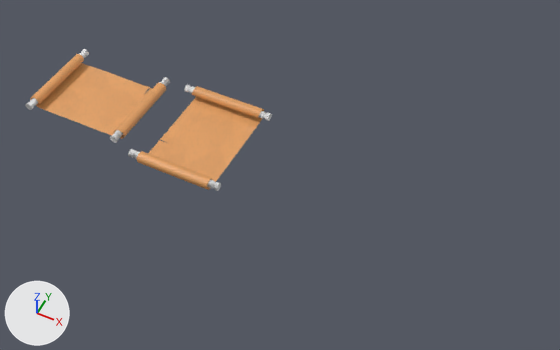
Two versions of the Blender file src/img/buttons_64.blend, one commit apart.
One viewpoint serves both versions: a camera (50 mm lens) standing at (8.85, -10.31, 13.1) and looking at (3.56, 0.27, -0.12). The lights are fixed; the arrows at lower left show +X, +Y and +Z. The same objects are shown in both versions, whatever each file hides.

The older version as bpy lines, for what is in view:
```python
ob_cylinder = bpy.data.objects.new('Cylinder', me_cylinder)
ob_cylinder.location = (1.5, -0.91, 0.21)
ob_cylinder.rotation_euler = (1.571, -2.834, -1.571)  # degrees (90, -162, -90)
ob_cylinder.scale = (0.86, 0.86, 1.16)
ob_cylinder_001 = bpy.data.objects.new('Cylinder.001', me_cylinder)
ob_cylinder_001.location = (1.5, 1.55, 0.21)
ob_cylinder_001.rotation_euler = (1.571, -2.834, -4.712)  # degrees (90, -162, -270)
ob_cylinder_001.scale = (0.86, 0.86, 1.16)
ob_cylinder_002 = bpy.data.objects.new('Cylinder.002', me_cylinder_008)
ob_cylinder_002.location = (-0.25, 0.42, 0.21)
ob_cylinder_002.rotation_euler = (1.571, -2.834, -6.283)  # degrees (90, -162, -360)
ob_cylinder_002.scale = (0.86, 0.86, 1.16)
ob_paper_001 = bpy.data.objects.new('Paper.001', me_plane_002)
ob_paper_001.location = (1.65, 1.63, -0.22)
ob_paper_001.rotation_euler = (0.0, 0.0, -1.571)  # degrees (0, 0, -90)
ob_paper_001.scale = (1.08, 1.08, 1.08)
ob_paper_002 = bpy.data.objects.new('Paper.002', me_plane_004)
ob_paper_002.location = (-0.18, 0.55, -0.22)
ob_paper_002.rotation_euler = (0.0, 0.0, -3.142)  # degrees (0, 0, -180)
ob_paper_002.scale = (1.08, -1.08, 1.08)
```
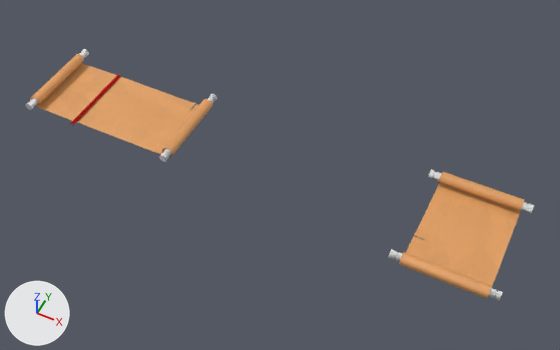
Where the newer file only moved an object's origin or applied its transform, the numbers keep the older frame.

Pixel boxes (x1, y1, x2, y2) of what changed, in the pictures (560 x 350 px; the box of a moved part takes in the faces that stretch with it):
'Paper.001', moved
    before: (137, 86, 264, 190)
    after: (399, 172, 524, 299)
'Paper.002', reshaped (34% wider, 21% taller)
    before: (30, 54, 166, 139)
    after: (30, 54, 213, 157)
'Cylinder', moved
    before: (128, 149, 221, 191)
    after: (388, 249, 503, 301)
'Cylinder.001', moved
    before: (185, 84, 272, 121)
    after: (429, 169, 534, 213)
'Cylinder.002', moved
    before: (110, 77, 170, 143)
    after: (159, 94, 217, 162)
'Plane.002', added
    after: (68, 75, 122, 126)
part 1 of me_plane_004, moved or reshaped
    before: (61, 74, 166, 139)
    after: (61, 74, 213, 157)

Patch to the scene script:
```diff
--- a/src/img/buttons_64.blend.py
+++ b/src/img/buttons_64.blend.py
@@ mat_flag @@
+mat_flag = bpy.data.materials.new('Flag')
+# nodes: BrightContrast, BsdfDiffuse, HueSaturation, OutputMaterial, TexBrick
+# colours: red #e71c1c, red #8e1111, red #811010
@@ me_plane_004 @@
 # used by ob_paper_002; location = (-0.18, 0.55, -0.22); rotation_euler = (0.0, 0.0, -3.142), in degrees (0, 0, -180); scale = (1.08, -1.08, 1.08)
-me_plane_004.from_pydata(...)  # 400 vertices, 350 faces; spans x -0.06..2.46, y -1.04..0.72, z 0.23..0.51
+me_plane_004.from_pydata(...)  # 400 vertices, 350 faces; spans x -1.28..2.46, y -1.04..0.72, z 0.23..0.51
+# me_plane_004 part 1: 279 of 400 vertices moved; they spanned x -0.06..1.96, y -1.04..0.72, z 0.23..0.51 and now span x -1.28..1.94, y -1.04..0.72, z 0.23..0.51; mean shift (-1.03, 0.0, 0.0); largest move (0.14, 0.03, 0.23) -> (-1.08, 0.03, 0.23)
 me_plane_004.materials.append(mat_paper_rolepaper)
@@ me_plane_007 @@
+me_plane_007.from_pydata([(0.05, -1.38, -0.15), (0.15, -1.38, -0.15), (0.05, 0.7, -0.28), (0.15, 0.7, -0.28), (0.1, 0.7, -0.28), (0.1, -1.24, -0.15), (0.05, 0.67, -0.15), (0.05, 0.69, -0.17), (0.05, 0.68, -0.15), (0.05, 0.69, -0.16), (0.15, 0.69, -0.17), (0.15, 0.67, -0.15), (0.15, 0.69, -0.16), (0.15, 0.68, -0.15), (0.1, 0.69, -0.17), (0.1, 0.69, -0.16), (0.1, 0.68, -0.15), (0.1, 0.67, -0.15), (0.05, -1.15, -0.15), (0.15, -1.15, -0.15), (0.1, -1.15, -0.15)], [], [(18, 20, 17, 6), (14, 10, 3, 4), (14, 7, 9, 15), (15, 9, 8, 16), (16, 8, 6, 17), (20, 19, 11, 17), (13, 16, 17, 11), (12, 15, 16, 13), (10, 14, 15, 12), (7, 14, 4, 2), (5, 1, 19, 20), (0, 5, 20, 18)])
+me_plane_007.materials.append(mat_flag)
@@ ob_paper_001 @@
 ob_paper_001 = bpy.data.objects.new('Paper.001', me_plane_002)
-ob_paper_001.location = (1.65, 1.63, -0.22)
+ob_paper_001.location = (7.97, 1.63, -0.22)
 ob_paper_001.rotation_euler = (0.0, 0.0, -1.571)  # degrees (0, 0, -90)
@@ ob_cylinder_001 @@
 ob_cylinder_001 = bpy.data.objects.new('Cylinder.001', me_cylinder)
-ob_cylinder_001.location = (1.5, 1.55, 0.21)
+ob_cylinder_001.location = (7.82, 1.55, 0.21)
 ob_cylinder_001.rotation_euler = (1.571, -2.834, -4.712)  # degrees (90, -162, -270)
@@ ob_cylinder @@
 ob_cylinder = bpy.data.objects.new('Cylinder', me_cylinder)
-ob_cylinder.location = (1.5, -0.91, 0.21)
+ob_cylinder.location = (7.82, -0.91, 0.21)
 ob_cylinder.rotation_euler = (1.571, -2.834, -1.571)  # degrees (90, -162, -90)
@@ ob_cylinder_002 @@
 ob_cylinder_002 = bpy.data.objects.new('Cylinder.002', me_cylinder_008)
-ob_cylinder_002.location = (-0.25, 0.42, 0.21)
+ob_cylinder_002.location = (1.1, 0.42, 0.21)
 ob_cylinder_002.rotation_euler = (1.571, -2.834, -6.283)  # degrees (90, -162, -360)
@@ ob_plane_002 @@
+ob_plane_002 = bpy.data.objects.new('Plane.002', me_plane_007)
+ob_plane_002.location = (-1.65, 0.67, 0.2)
```
